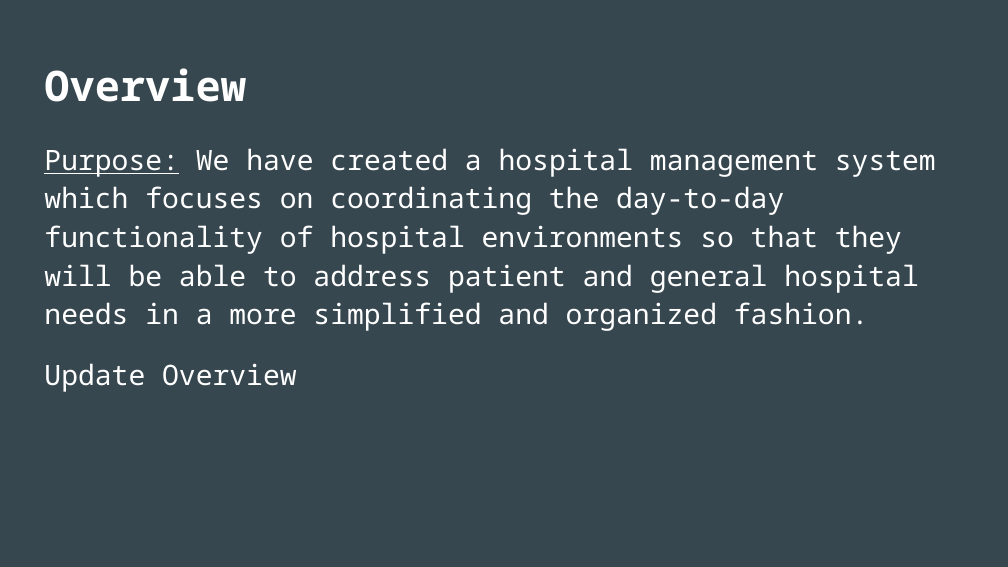
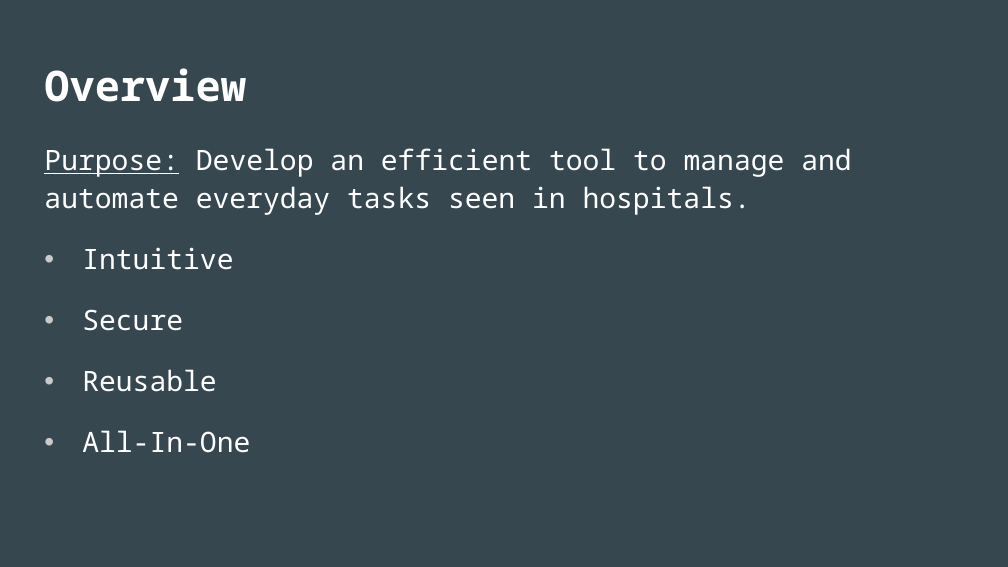
Before and after one commit to VikkiCGreen/HospitalManagement, a slide deck: slide 4 of Presentation/Software Engineering Presentation.pptx. Drawn at 1008x567 pixels with LibreOffice and Linux fonts; fonts in the diff are those of the drawing. Boxes give left, top, right and bottom in pixels: in the first picture for what was removed or moved away, otherwise in the second. Text is boxed around its words. In the diff, an @@ line names an element or a change of style, - is before the commit and + after.

```diff
--- a/Presentation/Software Engineering Presentation.pptx
+++ b/Presentation/Software Engineering Presentation.pptx
@@ text at [44,148,851,453]: text changed @@
-Purpose: We have created a hospital management system which focuses on coordinating the day-to-day functionality of hospital environments so that they will be able to address patient and general hospital needs in a more simplified and organized fashion.
-Update Overview
+Purpose: Develop an efficient tool to manage and automate everyday tasks seen in hospitals.
+• Intuitive
+• Secure
+• Reusable
+• All-In-One
```
Also in this commit, not shown: 1 other slide changed, 1 other file.
